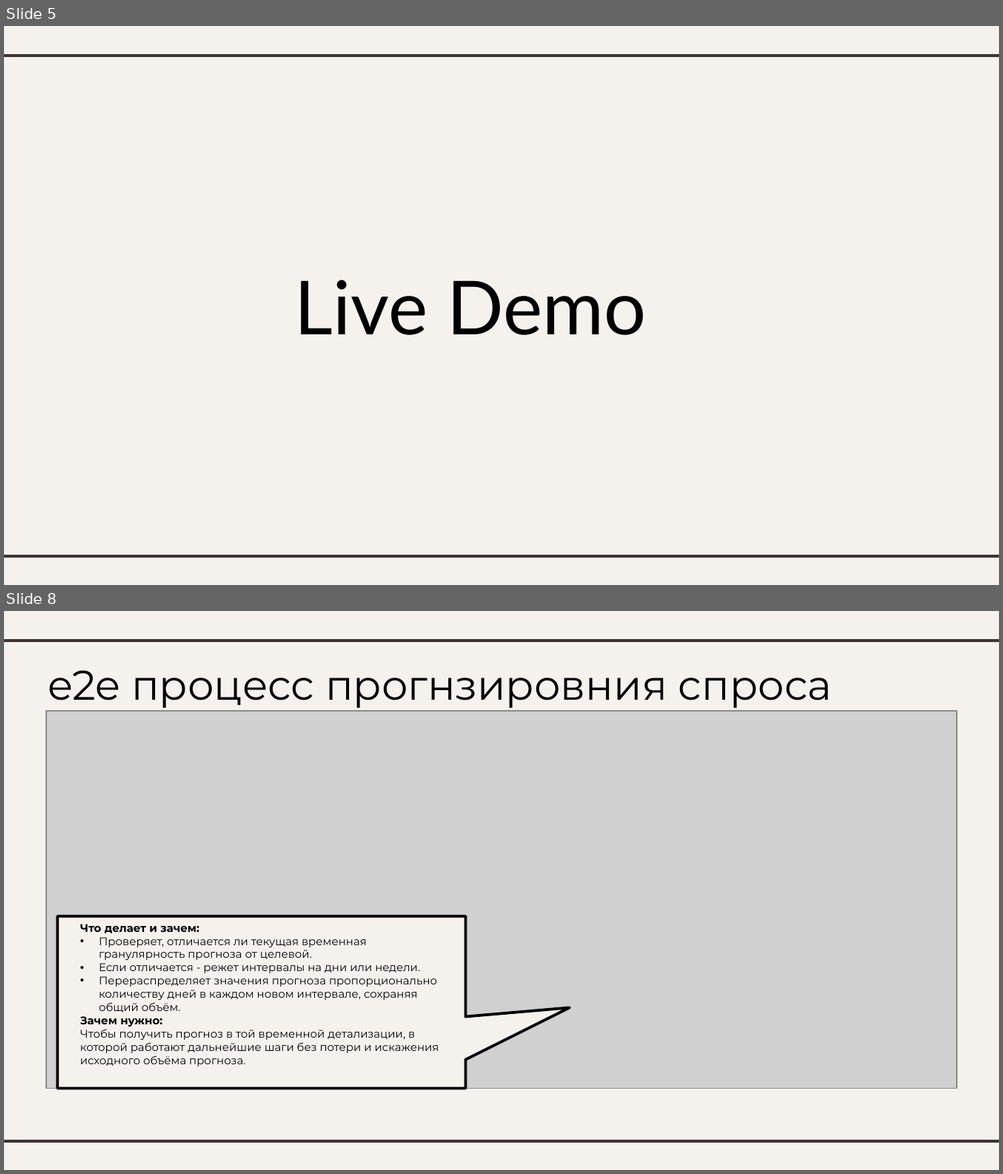
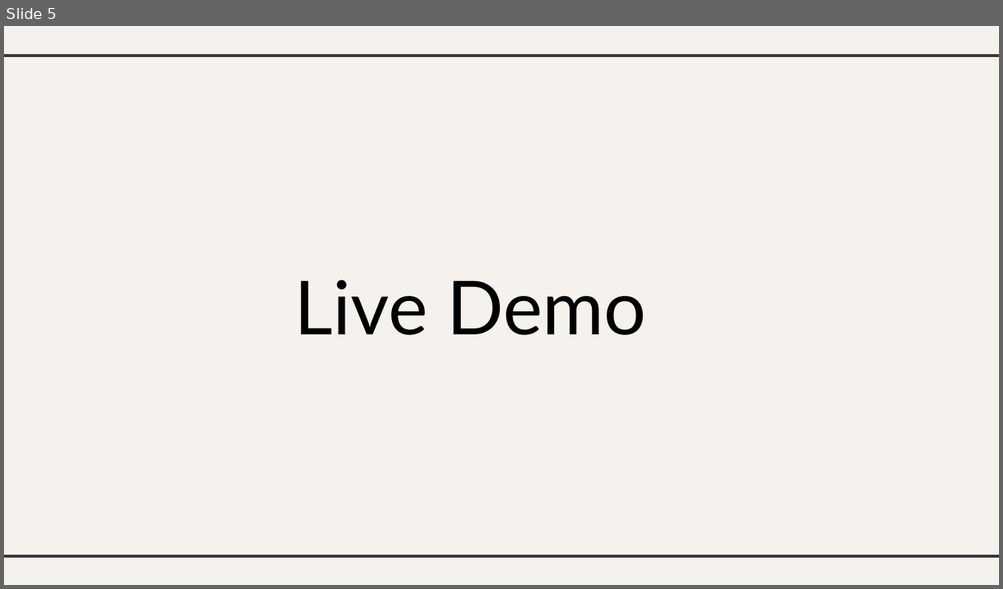
Before and after one commit to aromanenko/DFP, a slide deck: Dq_check+Disaccumulization.pptx. Shown one above the other, each under a label of ours: slides 5 and 8 before the commit, slide 5 after it; the slides between them are not shown. The pictures are 1003x1174 and 1003x589 pixels, drawn with LibreOffice and Linux fonts; fonts in the diff are those of the drawing; grey boxes stand for pictures. Boxes give left, top, right and bottom in pixels: in the first picture for what was removed or moved away, otherwise in the second. Text is boxed around its words. In the diff, an @@ line names an element or a change of style, - is before the commit and + after.

```diff
--- a/Dq_check+Disaccumulization.pptx
+++ b/Dq_check+Disaccumulization.pptx
@@ slide 8 removed at bbox=[4, 611, 999, 1170], background #F5F2EE; not listed: 2 template elements that a slide beside it also shows @@
@@ title removed at bbox=[48, 670, 831, 708] @@
-e2e процесс прогнзировния спроса
@@ picture removed at bbox=[45, 710, 956, 1088] @@
@@ speech box removed at bbox=[58, 917, 466, 1088] @@
@@ text removed at bbox=[80, 924, 439, 1067] @@
-Что делает и зачем:
-• Проверяет, отличается ли текущая временная гранулярность прогноза от целевой.
-• Если отличается - режет интервалы на дни или недели.
-• Перераспределяет значения прогноза пропорционально количеству дней в каждом новом интервале, сохраняя общий объём.
-Зачем нужно:
-Чтобы получить прогноз в той временной детализации, в которой работают дальнейшие шаги без потери и искажения исходного объёма прогноза.
```
Also in this commit, not shown: 6 slides changed, 5 slides added, 3 other slides removed.
